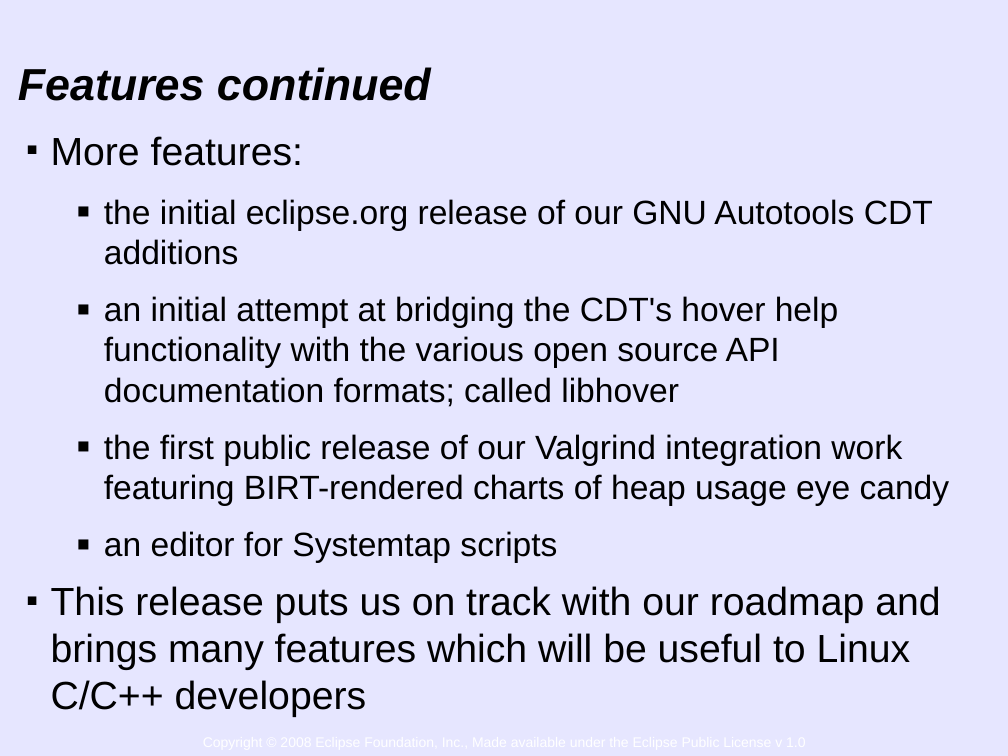
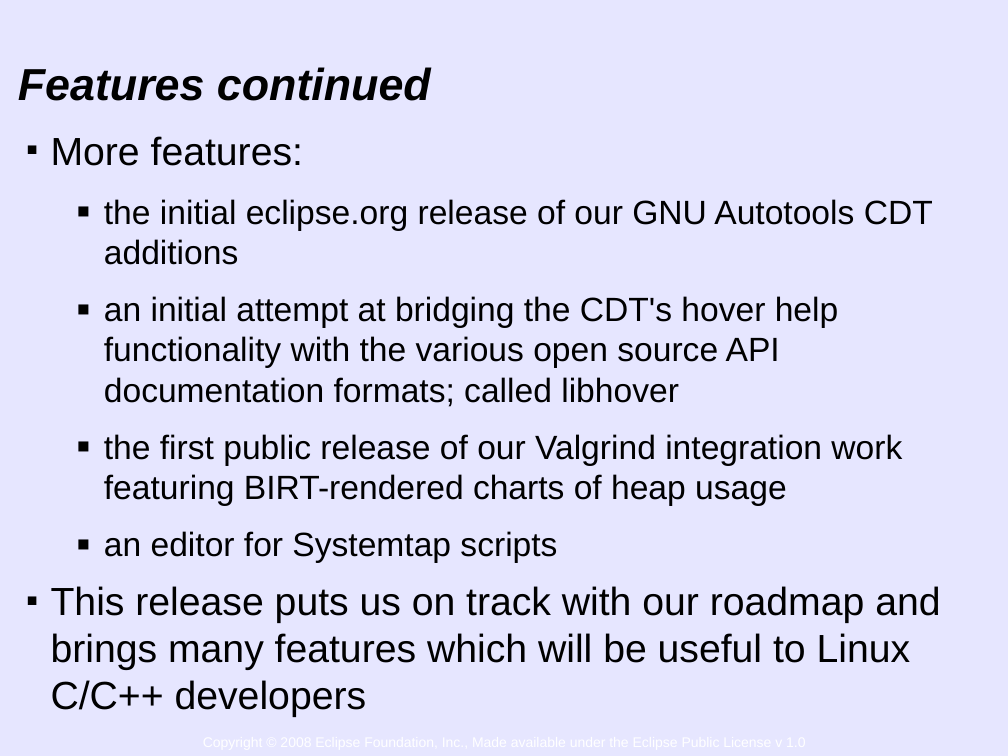
Before and after one commit to eclipse-linuxtools/linuxtools-website, a slide deck: slide 4 of doc/LinuxTools0.1ReleaseReview.odp. Drawn at 1008x756 pixels with LibreOffice and Linux fonts; fonts in the diff are those of the drawing; background and template pictures are left out. Boxes give left, top, right and bottom in pixels: in the first picture for what was removed or moved away, otherwise in the second. Text is boxed around its words. In the diff, an @@ line names an element or a change of style, - is before the commit and + after.

```diff
--- a/doc/LinuxTools0.1ReleaseReview.odp
+++ b/doc/LinuxTools0.1ReleaseReview.odp
@@ text at (104, 434, 902, 506): text changed @@
-  ▪ the first public release of our Valgrind integration work featuring BIRT-rendered charts of heap usage eye candy
+  ▪ the first public release of our Valgrind integration work featuring BIRT-rendered charts of heap usage
```
Also in this commit, not shown: 1 other slide changed.
